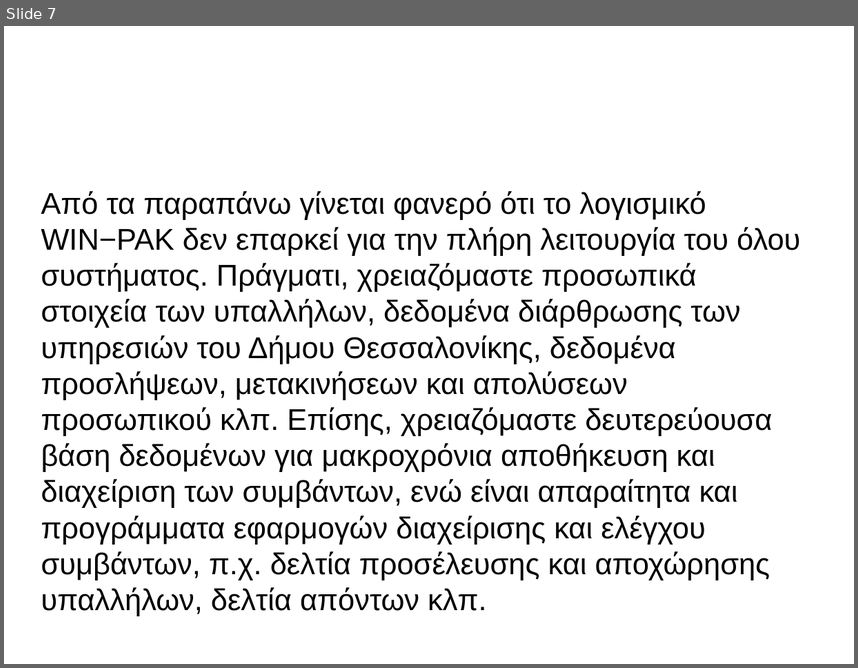
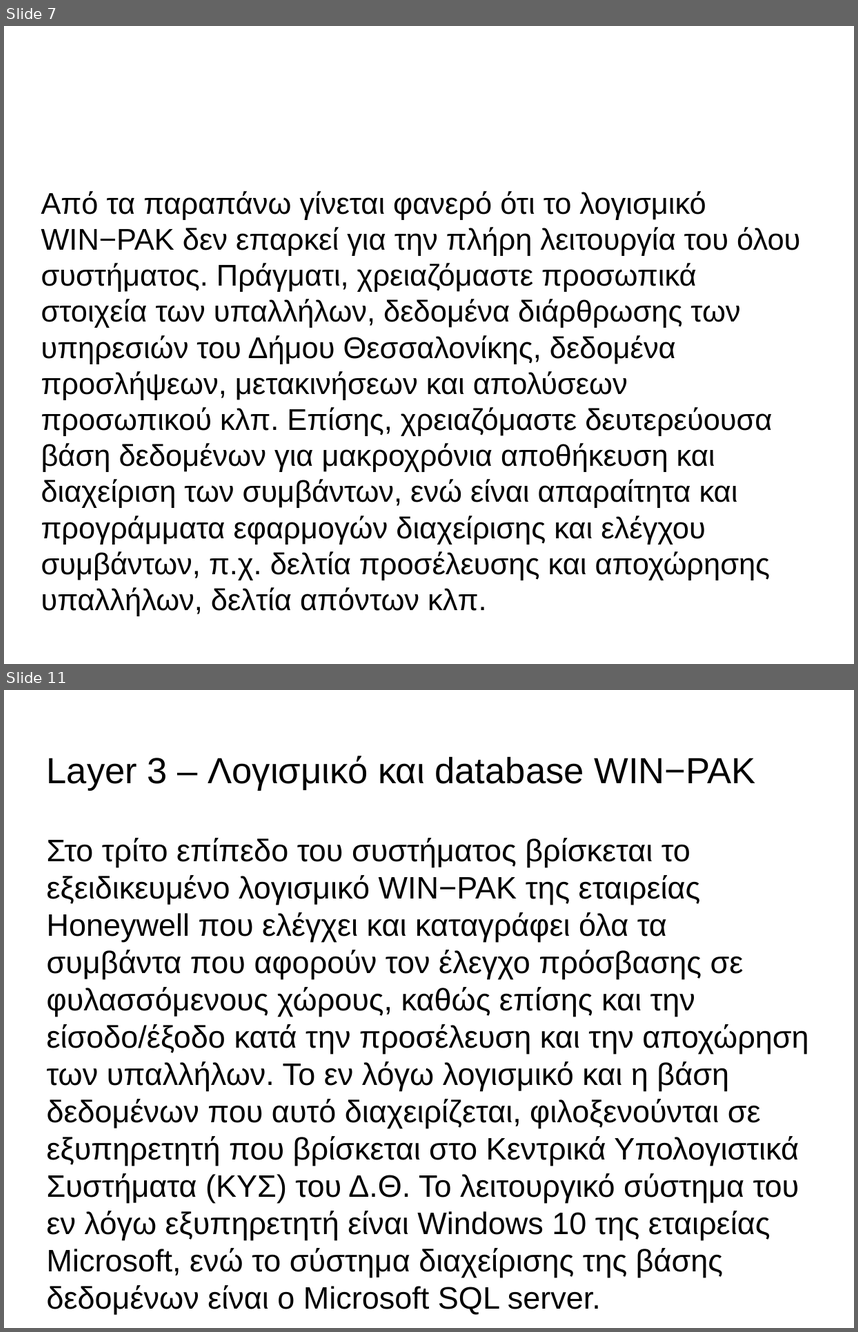
Before and after one commit to panos1962/letrak, a slide deck: misc/isagogi.odp. Shown one above the other, each under a label of ours: slide 7 before the commit, slides 7 and 11 after it; the slides between them are not shown. The pictures are 858x668 and 858x1332 pixels, drawn with LibreOffice and Linux fonts; fonts in the diff are those of the drawing; background and template pictures are left out. Boxes give left, top, right and bottom in pixels: in the first picture for what was removed or moved away, otherwise in the second. Text is boxed around its words. In the diff, an @@ line names an element or a change of style, - is before the commit and + after.

```diff
--- a/misc/isagogi.odp
+++ b/misc/isagogi.odp
@@ slide 11 added at <box>4,690,854,1328</box>, background picture (left out) @@
@@ title added at <box>47,756,755,791</box>, 33.9 pt, text #000000 @@
+Layer 3 ‒ Λογισμικό και database WIN−PAK
@@ subtitle added at <box>47,838,809,1314</box>, 29 pt, text #000000 @@
+Στο τρίτο επίπεδο του συστήματος βρίσκεται το εξειδικευμένο λογισμικό WIN−PAK της εταιρείας Honeywell που ελέγχει και καταγράφει όλα τα συμβάντα που αφορούν τον έλεγχο πρόσβασης σε φυλασσόμενους χώρους, καθώς επίσης και την είσοδο/έξοδο κατά την προσέλευση και την αποχώρηση των υπαλλήλων. Το εν λόγω λογισμικό και η βάση δεδομένων που αυτό διαχειρίζεται, φιλοξενούνται σε εξυπηρετητή που βρίσκεται στο Κεντρικά Υπολογιστικά Συστήματα (ΚΥΣ) του Δ.Θ. Το λειτουργικό σύστημα του εν λόγω εξυπηρετητή είναι Windows 10 της εταιρείας Microsoft, ενώ το σύστημα διαχείρισης της βάσης δεδομένων είναι ο Microsoft SQL server.
```
Also in this commit, not shown: 2 slides changed, 3 other slides added.
